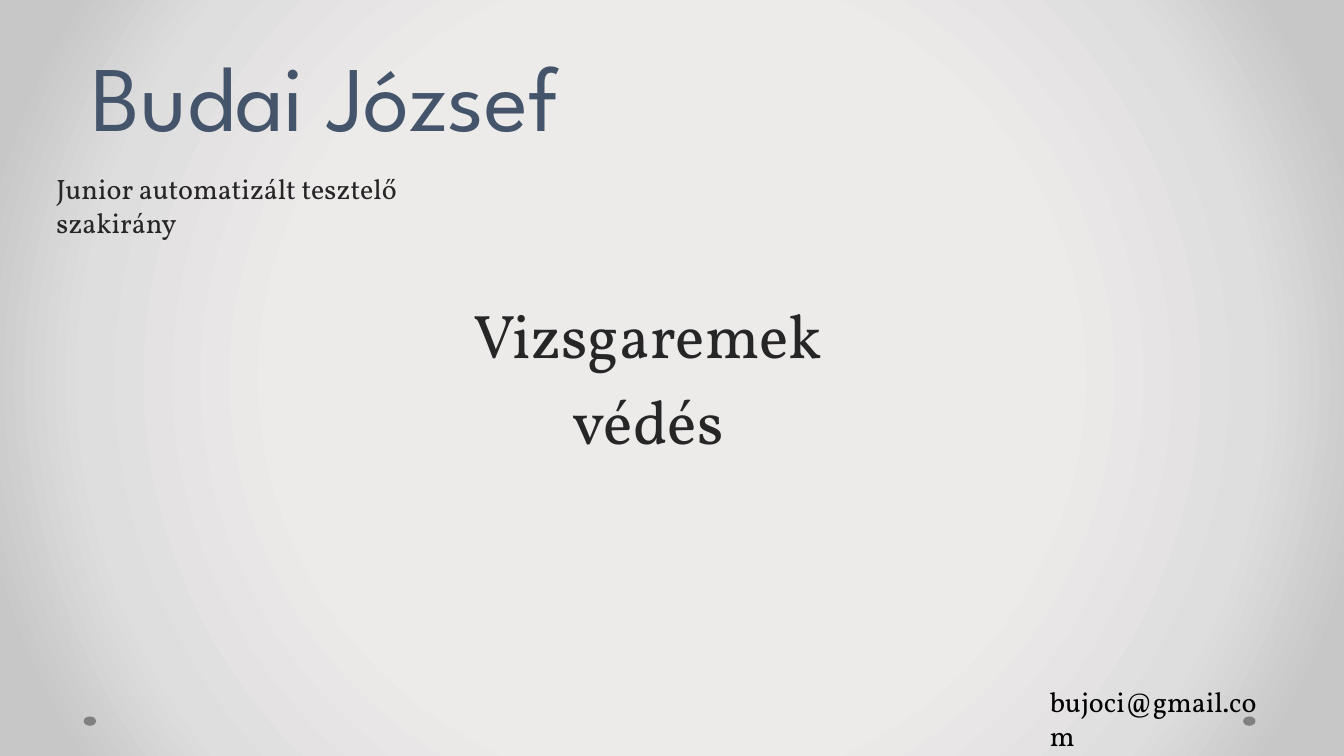
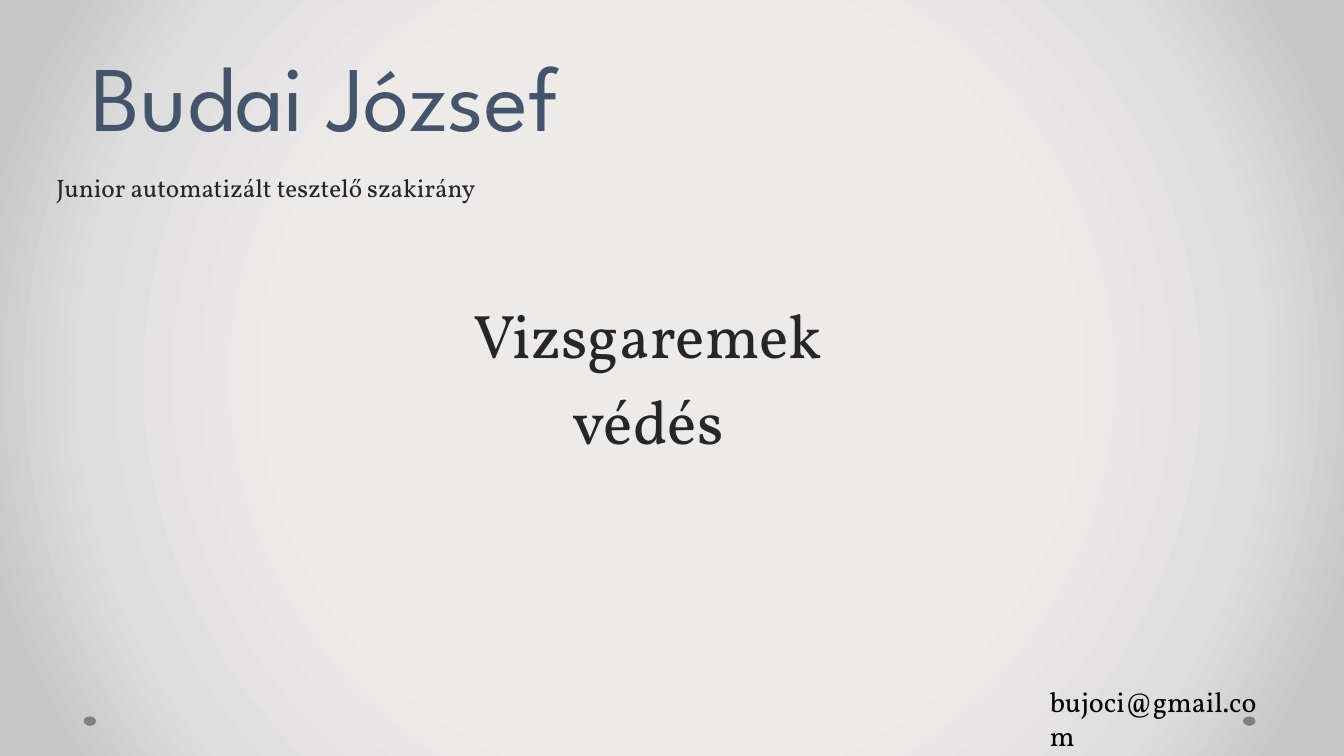
Before and after one commit to samsepi0l-2/conduit, a slide deck: slide 1 of vizsgaremek_docs/budai_jozsef_vizsgaremek_vedes.pptx. Drawn at 1344x756 pixels with LibreOffice and Linux fonts; fonts in the diff are those of the drawing. Boxes give left, top, right and bottom in pixels: in the first picture for what was removed or moved away, otherwise in the second. Text is boxed around its words. In the diff, an @@ line names an element or a change of style, - is before the commit and + after.

```diff
--- a/vizsgaremek_docs/budai_jozsef_vizsgaremek_vedes.pptx
+++ b/vizsgaremek_docs/budai_jozsef_vizsgaremek_vedes.pptx
@@ text "Junior automatizált tesztelő szakirány" at bbox=[56, 179, 475, 204]: size 20 to 18 pt @@
```
Also in this commit, not shown: 2 other slides changed, 2 other files.
